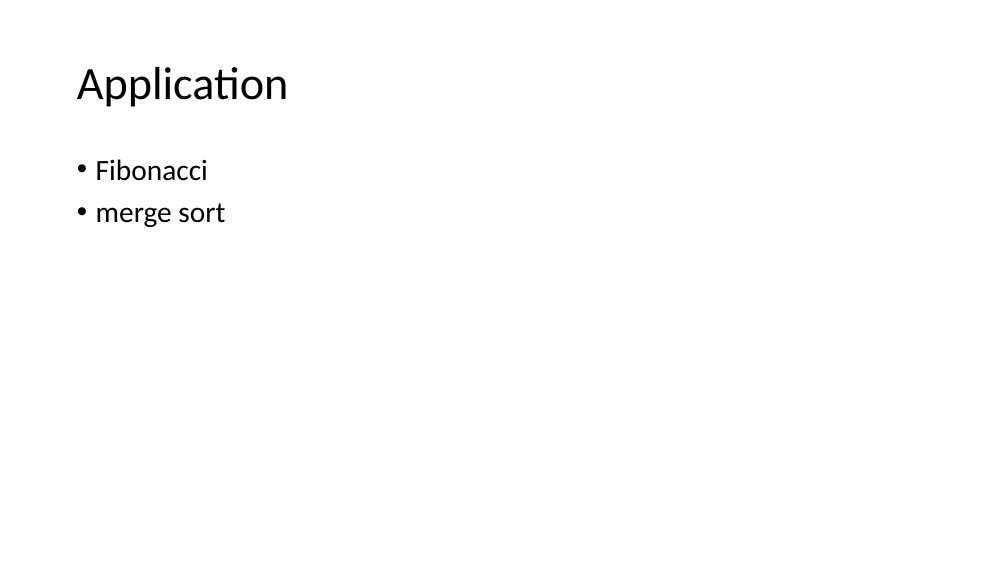
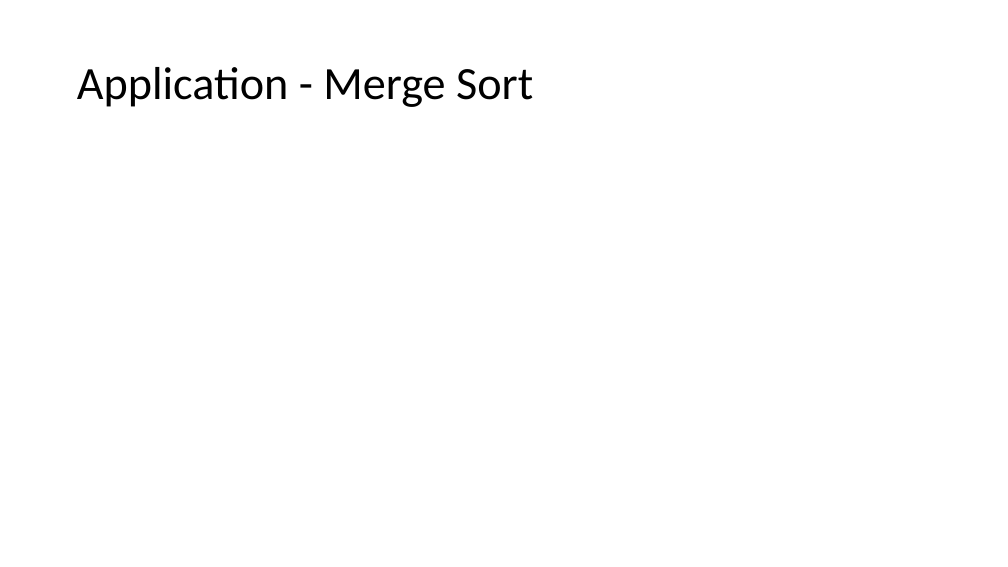
Before and after one commit to CNOCycle/cpp_tutorial, a slide deck: slide 29 of 08-function/00-function.pptx (slide 25 before the commit). Drawn at 1008x567 pixels with LibreOffice and Linux fonts; fonts in the diff are those of the drawing; grey boxes stand for pictures. Boxes give left, top, right and bottom in pixels: in the first picture for what was removed or moved away, otherwise in the second. Text is boxed around its words. In the diff, an @@ line names an element or a change of style, - is before the commit and + after.

```diff
--- a/08-function/00-function.pptx
+++ b/08-function/00-function.pptx
@@ title at (77,67,533,107): text changed @@
-Application
+Application - Merge Sort
@@ text removed at (96,159,225,227) @@
-• Fibonacci
-• merge sort
```
Also in this commit, not shown: 2 other slides changed, 4 slides added, 1 slide removed, 12 other files.
